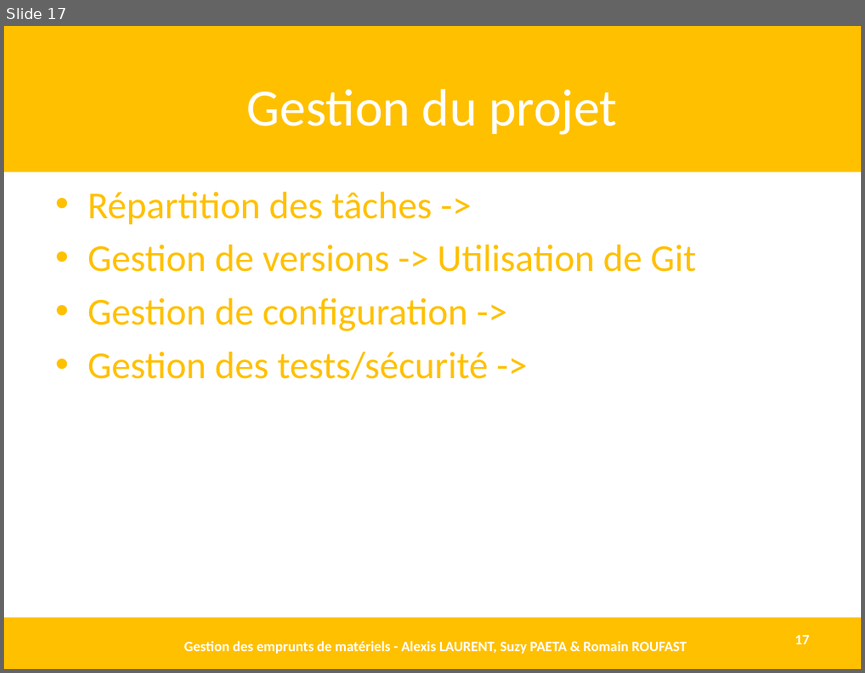
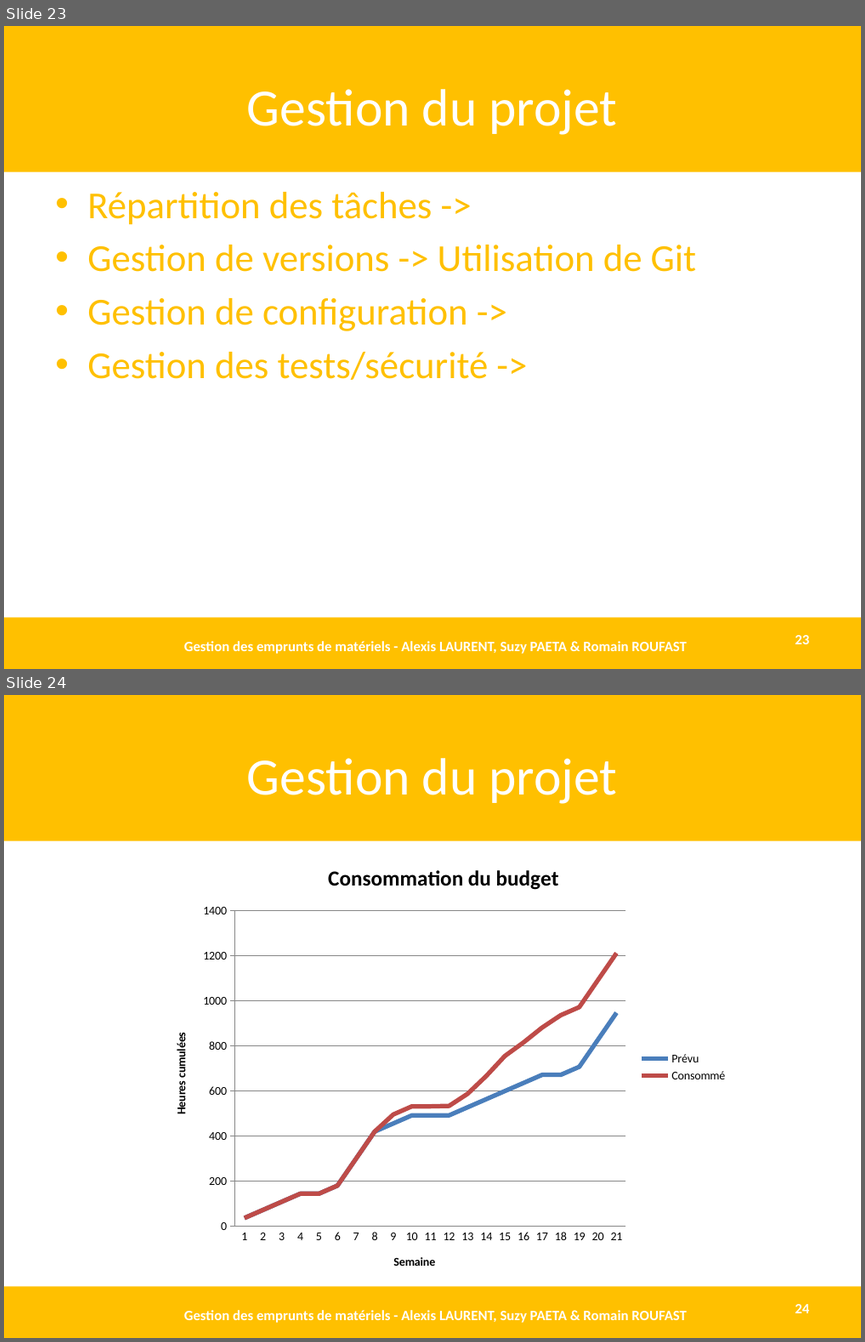
Before and after one commit to AlexisLaurent/Gestion_des_Emprunts, a slide deck: Livrables/D1.3 - DEF.pptx. Shown one above the other, each under a label of ours: slide 17 before the commit, slides 23 and 24 after it. The pictures are 865x673 and 865x1342 pixels, drawn with LibreOffice and Linux fonts; fonts in the diff are those of the drawing. Boxes give left, top, right and bottom in pixels: in the first picture for what was removed or moved away, otherwise in the second. Text is boxed around its words. In the diff, an @@ line names an element or a change of style, - is before the commit and + after.

```diff
--- a/Livrables/D1.3 - DEF.pptx
+++ b/Livrables/D1.3 - DEF.pptx
@@ slide 24 added at box(4, 695, 861, 1338), background #FFFFFF @@
@@ rectangle added at box(4, 695, 861, 840), fill #FFC000 @@
@@ title added at box(247, 758, 617, 804), 44 pt, text #FFFFFF @@
+Gestion du projet
@@ line chart added at box(155, 847, 736, 1287) @@
+title "Consommation du budget "
+categories: 1, 2, 3, 4, 5, 6, 7, 8, 9, 10, 11, 12, 13, 14, 15, 16, 17, 18, 19, 20, 21
+Prévu: 40, 70, 110, 140, 140, 180, 300, 420, 460, 490, 490, 490, 530, 560, 600, 640, 670, 670, 710, 830, 950
+Consommé: 40, 70, 110, 140, 140, 180, 300, 420, 500, 530, 530, 530, 590, 670, 760, 820, 880, 940, 970, 1090, 1210
@@ rectangle added at box(4, 1287, 861, 1338), fill #FFC000 @@
@@ page number added at box(794, 1304, 809, 1313), 12 pt, text #FFFFFF, bold @@
+24
@@ text added at box(184, 1310, 687, 1322), 12 pt, text #FFFFFF, bold @@
+Gestion des emprunts de matériels - Alexis LAURENT, Suzy PAETA & Romain ROUFAST
@@ what was slide 17 is now slide 23 @@
@@ page number at box(794, 635, 809, 644): text changed @@
-17
+23
```
Also in this commit, not shown: 6 slides changed, 6 other slides added, 3 other files.
